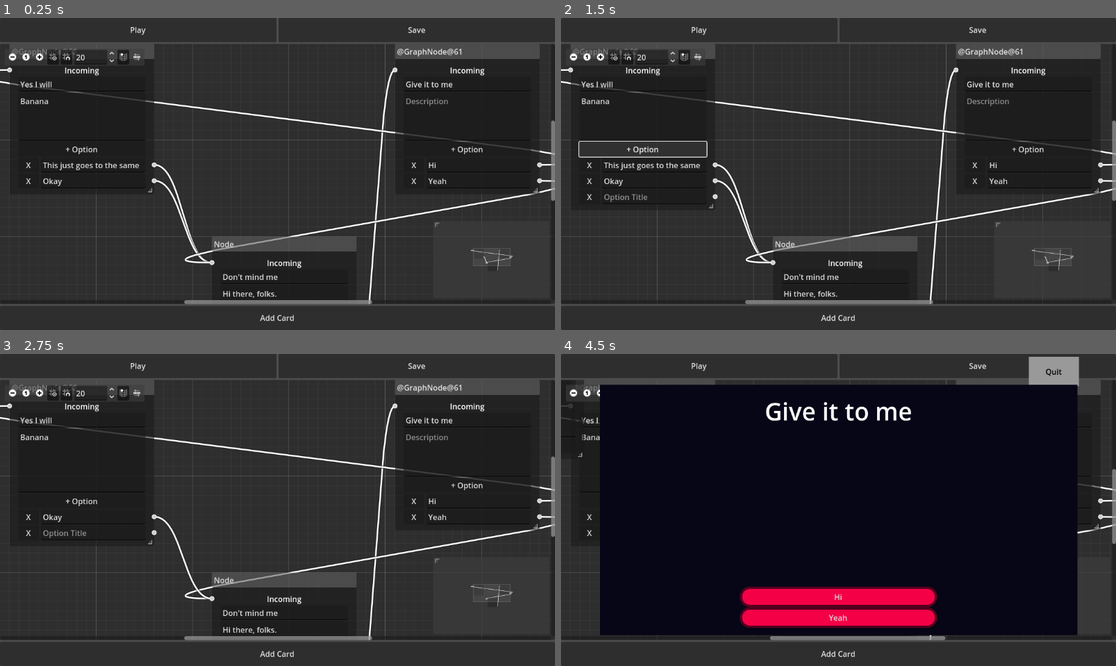
Above: before the commit, frames 1-4 (two rows, left to right).
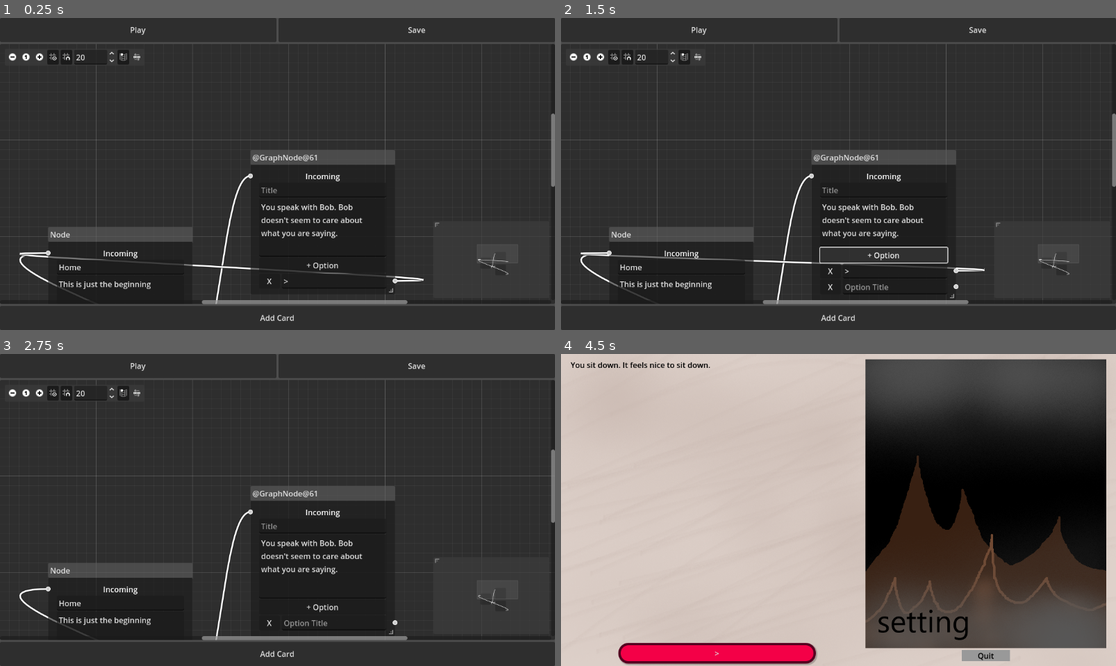
Above: after the commit, the same moments.

Repository: Kurooco/TextGameFA25
Game: Godot game, scene res://visual_editor/text_game_editor.tscn
The game is run twice, just before and just after one commit, with the same random seed, the same clock (stepped at 60 frames per second) and the same inputs.
Inputs:
- Up to frame 1 (0.25 s): no input
- Up to frame 2 (1.5 s): click "Save" at 0.5 s; click "+ Option" at 1.25 s
- Up to frame 3 (2.75 s): click "X" at 2 s
- Up to frame 4 (4.5 s): click "Add Card" at 2.75 s; click "Play" at 3.5 s; click "Okay" (after the commit: "Sit down") at 4.25 s

The runs differ from the first frame. In frame 1, 11% of the frame differs, in the area x 0-100%, y 8-92%; in frame 2, 11%; in frame 3, 11%; in frame 4, 83%, in the area x 0-100%, y 0-100%.

Commit message:
updated game look

Diff:
--- a/card.gd
+++ b/card.gd
@@ -1,8 +1,8 @@
 extends Control
 
-@onready var title = $PanelContainer/MarginContainer/VBoxContainer/Title
-@onready var description = $PanelContainer/MarginContainer/VBoxContainer/Description
-@onready var options = $PanelContainer/MarginContainer/VBoxContainer/Options
+@onready var title = $PanelContainer/MarginContainer/HBoxContainer/VBoxContainer/Title
+@onready var description = $PanelContainer/MarginContainer/HBoxContainer/VBoxContainer/Description
+@onready var options = $PanelContainer/MarginContainer/HBoxContainer/VBoxContainer/Options
 
 func _ready():
 	set_display(load("res://cards/card0.tres"))
--- a/card.tscn
+++ b/card.tscn
@@ -1,19 +1,21 @@
-[gd_scene load_steps=7 format=3 uid="uid://cqil5bw6uks4f"]
+[gd_scene load_steps=9 format=3 uid="uid://cqil5bw6uks4f"]
 
 [ext_resource type="Script" uid="uid://b0m3nj1wkyr5h" path="res://card.gd" id="1_kikvd"]
+[ext_resource type="Texture2D" uid="uid://cmm0nx2lwaq3a" path="res://art/testbackground2.png" id="2_fpac0"]
 [ext_resource type="PackedScene" uid="uid://bmvaal26j6w5y" path="res://option_button.tscn" id="2_q5obu"]
 [ext_resource type="Script" uid="uid://dghj0x8kiagub" path="res://link.gd" id="3_e484p"]
+[ext_resource type="Texture2D" uid="uid://x3rybu7phy3h" path="res://art/testbackground.png" id="4_e484p"]
 
-[sub_resource type="StyleBoxFlat" id="StyleBoxFlat_e484p"]
-
-[sub_resource type="StyleBoxFlat" id="StyleBoxFlat_q5obu"]
-bg_color = Color(0.024266379, 0.02617071, 0.0917035, 1)
+[sub_resource type="StyleBoxTexture" id="StyleBoxTexture_1i5pp"]
+texture = ExtResource("2_fpac0")
 
 [sub_resource type="Resource" id="Resource_fpac0"]
 script = ExtResource("3_e484p")
 description = "Nice car!"
 destination = "res://cards/test2.tres"
 metadata/_custom_type_script = "uid://dghj0x8kiagub"
+
+[sub_resource type="StyleBoxFlat" id="StyleBoxFlat_e484p"]
 
 [node name="Control" type="Control"]
 layout_mode = 3
@@ -24,30 +26,15 @@
 grow_vertical = 2
 script = ExtResource("1_kikvd")
 
-[node name="Quit" type="Button" parent="."]
-layout_mode = 0
-offset_left = 971.0
-offset_top = 6.0
-offset_right = 1075.5
-offset_bottom = 67.0
-theme_override_colors/font_color = Color(0, 0, 0, 1)
-theme_override_styles/normal = SubResource("StyleBoxFlat_e484p")
-text = "Quit"
-
 [node name="PanelContainer" type="PanelContainer" parent="."]
 layout_mode = 1
-anchors_preset = 8
-anchor_left = 0.5
-anchor_top = 0.5
-anchor_right = 0.5
-anchor_bottom = 0.5
-offset_left = -495.5
-offset_top = -260.0
-offset_right = 495.5
-offset_bottom = 260.0
+anchors_preset = 15
+anchor_right = 1.0
+anchor_bottom = 1.0
 grow_horizontal = 2
 grow_vertical = 2
-theme_override_styles/panel = SubResource("StyleBoxFlat_q5obu")
+mouse_filter = 2
+theme_override_styles/panel = SubResource("StyleBoxTexture_1i5pp")
 
 [node name="MarginContainer" type="MarginContainer" parent="PanelContainer"]
 layout_mode = 2
@@ -56,30 +43,55 @@
 theme_override_constants/margin_right = 20
 theme_override_constants/margin_bottom = 20
 
-[node name="VBoxContainer" type="VBoxContainer" parent="PanelContainer/MarginContainer"]
+[node name="HBoxContainer" type="HBoxContainer" parent="PanelContainer/MarginContainer"]
 layout_mode = 2
 
-[node name="Title" type="Label" parent="PanelContainer/MarginContainer/VBoxContainer"]
+[node name="VBoxContainer" type="VBoxContainer" parent="PanelContainer/MarginContainer/HBoxContainer"]
 layout_mode = 2
+size_flags_horizontal = 3
+size_flags_stretch_ratio = 5.0
+
+[node name="Title" type="Label" parent="PanelContainer/MarginContainer/HBoxContainer/VBoxContainer"]
+layout_mode = 2
+theme_override_colors/font_color = Color(0, 0, 0, 1)
 theme_override_font_sizes/font_size = 50
 text = "This is a description"
 horizontal_alignment = 1
 
-[node name="Description" type="Label" parent="PanelContainer/MarginContainer/VBoxContainer"]
+[node name="Description" type="Label" parent="PanelContainer/MarginContainer/HBoxContainer/VBoxContainer"]
 layout_mode = 2
+theme_override_colors/font_color = Color(0, 0, 0, 1)
 text = "Lorem ipsum dolor sit amet, consectetur adipiscing elit, sed do eiusmod tempor incididunt ut labore et dolore m …(335 unchanged characters)…
 autowrap_mode = 2
 
-[node name="Options" type="VBoxContainer" parent="PanelContainer/MarginContainer/VBoxContainer"]
+[node name="Options" type="VBoxContainer" parent="PanelContainer/MarginContainer/HBoxContainer/VBoxContainer"]
 custom_minimum_size = Vector2(400, 0)
 layout_mode = 2
 size_flags_horizontal = 4
 size_flags_vertical = 10
 size_flags_stretch_ratio = 1.21
-theme_override_constants/separation = 10
+theme_override_constants/separation = 20
 
-[node name="OptionButton" parent="PanelContainer/MarginContainer/VBoxContainer/Options" instance=ExtResource("2_q5obu")]
+[node name="OptionButton" parent="PanelContainer/MarginContainer/HBoxContainer/VBoxContainer/Options" instance=ExtResource("2_q5obu")]
 layout_mode = 2
 link = SubResource("Resource_fpac0")
 
-[connection signal="pressed" from="Quit" to="." method="_on_quit_pressed"]
+[node name="VBoxContainer2" type="VBoxContainer" parent="PanelContainer/MarginContainer/HBoxContainer"]
+layout_mode = 2
+
+[node name="TextureRect" type="TextureRect" parent="PanelContainer/MarginContainer/HBoxContainer/VBoxContainer2"]
+custom_minimum_size = Vector2(500, 500)
+layout_mode = 2
+texture = ExtResource("4_e484p")
+
+[node name="Quit" type="Button" parent="PanelContainer/MarginContainer/HBoxContainer/VBoxContainer2"]
+z_index = 2
+custom_minimum_size = Vector2(100, 0)
+layout_mode = 2
+size_flags_horizontal = 4
+size_flags_vertical = 10
+theme_override_colors/font_color = Color(0, 0, 0, 1)
+theme_override_styles/normal = SubResource("StyleBoxFlat_e484p")
+text = "Quit"
+
+[connection signal="pressed" from="PanelContainer/MarginContainer/HBoxContainer/VBoxContainer2/Quit" to="." method="_on_quit_pressed"]
--- a/cards/card0.tres
+++ b/cards/card0.tres
@@ -1,16 +1,21 @@
-[gd_resource type="Resource" script_class="DisplayCard" load_steps=4 format=3]
+[gd_resource type="Resource" script_class="DisplayCard" load_steps=5 format=3]
 
 [ext_resource type="Script" path="res://link.gd" id="1_10lgo"]
 [ext_resource type="Script" path="res://display_card.gd" id="2_udxgx"]
 
 [sub_resource type="Resource" id="Resource_10lgo"]
 script = ExtResource("1_10lgo")
-description = "Okay"
+description = "Sit down"
+destination = "res://cards/card1.tres"
+
+[sub_resource type="Resource" id="Resource_udxgx"]
+script = ExtResource("1_10lgo")
+description = "Talk to bob"
 destination = "res://cards/card2.tres"
 
 [resource]
 script = ExtResource("2_udxgx")
-title = "Don't mind me"
-description = "Hi there, folks."
-options = Array[ExtResource("1_10lgo")]([SubResource("Resource_10lgo")])
-position = Vector2(440, 400)
+title = "Home"
+description = "This is just the beginning"
+options = Array[ExtResource("1_10lgo")]([SubResource("Resource_10lgo"), SubResource("Resource_udxgx")])
+position = Vector2(100, 380)
--- a/cards/card1.tres
+++ b/cards/card1.tres
@@ -1,21 +1,15 @@
-[gd_resource type="Resource" script_class="DisplayCard" load_steps=5 format=3]
+[gd_resource type="Resource" script_class="DisplayCard" load_steps=4 format=3]
 
 [ext_resource type="Script" path="res://link.gd" id="1_thgi6"]
 [ext_resource type="Script" path="res://display_card.gd" id="2_exbke"]
 
-[sub_resource type="Resource" id="Resource_thgi6"]
+[sub_resource type="Resource" id="Resource_c3jp3"]
 script = ExtResource("1_thgi6")
-description = "This just goes to the same place!"
-destination = "res://cards/card0.tres"
-
-[sub_resource type="Resource" id="Resource_exbke"]
-script = ExtResource("1_thgi6")
-description = "Okay"
+description = ">"
 destination = "res://cards/card0.tres"
 
 [resource]
 script = ExtResource("2_exbke")
-title = "Yes I will"
-description = "Banana"
-options = Array[ExtResource("1_thgi6")]([SubResource("Resource_thgi6"), SubResource("Resource_exbke")])
-position = Vector2(20, 0)
+description = "You sit down. It feels nice to sit down."
+options = Array[ExtResource("1_thgi6")]([SubResource("Resource_c3jp3")])
+position = Vector2(520, 580)
--- a/cards/card2.tres
+++ b/cards/card2.tres
@@ -1,20 +1,15 @@
-[gd_resource type="Resource" script_class="DisplayCard" load_steps=5 format=3]
+[gd_resource type="Resource" script_class="DisplayCard" load_steps=4 format=3]
 
 [ext_resource type="Script" path="res://link.gd" id="1_rxsxw"]
 [ext_resource type="Script" path="res://display_card.gd" id="2_b3ue4"]
 
-[sub_resource type="Resource" id="Resource_rxsxw"]
+[sub_resource type="Resource" id="Resource_cps30"]
 script = ExtResource("1_rxsxw")
-description = "Hi"
-destination = "res://cards/card1.tres"
-
-[sub_resource type="Resource" id="Resource_b3ue4"]
-script = ExtResource("1_rxsxw")
-description = "Yeah"
+description = ">"
 destination = "res://cards/card0.tres"
 
 [resource]
 script = ExtResource("2_b3ue4")
-title = "Give it to me"
-options = Array[ExtResource("1_rxsxw")]([SubResource("Resource_rxsxw"), SubResource("Resource_b3ue4")])
-position = Vector2(820, 0)
+description = "You speak with Bob. Bob doesn't seem to care about what you are saying."
+options = Array[ExtResource("1_rxsxw")]([SubResource("Resource_cps30")])
+position = Vector2(520, 220)
--- a/visual_editor/manager.gd
+++ b/visual_editor/manager.gd
@@ -15,4 +15,6 @@
 func _on_add_card_pressed():
 	var new_card = load("res://visual_editor/node.tscn").instantiate()
 	text_game_editor.add_child(new_card)
+	var zoom = text_game_editor.zoom
+	new_card.position_offset = text_game_editor.scroll_offset/zoom + Vector2((size.x/2)/zoom, (size.y/2)/zoom)
 	text_game_editor.cards.append(new_card)
--- a/visual_editor/node.gd
+++ b/visual_editor/node.gd
@@ -5,6 +5,7 @@
 @export var options : Array[Link]
 @export var option_fields : Array[Node]
 var path : String
+var ports = 0
 
 signal option_removed(slot:int)
 
@@ -51,12 +52,14 @@
 	option_fields.append(new_option)
 	add_child(new_option)
 	set_slot_enabled_right(get_children().size()-1, true)
+	ports += 1
 	return new_option
 
 func remove_slot(slot: Node):
 	option_removed.emit(slot.slot)
 	option_fields.erase(slot)
 	set_slot_enabled_right(get_output_port_count()-1, false)
+	ports -= 1
 	slot.queue_free()
 
 
--- a/visual_editor/node.tscn
+++ b/visual_editor/node.tscn
@@ -64,6 +64,7 @@
 layout_mode = 2
 size_flags_vertical = 3
 placeholder_text = "Description"
+wrap_mode = 1
 
 [node name="AddOption" type="Button" parent="."]
 layout_mode = 2
--- a/visual_editor/text_game_editor.gd
+++ b/visual_editor/text_game_editor.gd
@@ -42,22 +42,20 @@
 	disconnect_node(from_node, from_port, to_node, to_port)
 
 func remove_connections_to_port(port: int, node: String):
-	print("remove: "+node+", "+str(port))
 	for c in connections:
 		if(c["from_node"] == node):
 			if(c["from_port"] == port):
-				print_debug("found!")
 				disconnect_node(c["from_node"], c["from_port"], c["to_node"], c["to_port"])
 			elif(c["from_port"] > port):
 				disconnect_node(c["from_node"], c["from_port"], c["to_node"], c["to_port"])
 				connect_node(c["from_node"], c["from_port"]-1, c["to_node"], c["to_port"])
-	print_debug(connections)
 
 func save():
 	# example
 	"""var c : DisplayCard = DisplayCard.new()
 	c.description = "Hi there, folks."
 	ResourceSaver.save(c, card_path+"new.tres")"""
+	clear_all()
 
 	# create resources
 	var new_cards = []
@@ -93,3 +91,19 @@
 	for card in new_cards:
 		ResourceSaver.save(card, paths[ind])
 		ind += 1
+
+
+func _on_delete_nodes_request(nodes):
+	for node_name in nodes:
+		for child in get_children():
+			if(child.name == node_name):
+				var ports = child.ports
+				for port in range(ports):
+					remove_connections_to_port(0, child.name)
+				cards.erase(child)
+				child.queue_free()
+				return
+
+func clear_all():
+	for file in DirAccess.get_files_at(card_path):
+		DirAccess.remove_absolute(card_path+file)
--- a/visual_editor/text_game_editor.tscn
+++ b/visual_editor/text_game_editor.tscn
@@ -52,5 +52,6 @@
 [connection signal="pressed" from="VBoxContainer/TopMenu/Play" to="." method="_on_play_pressed"]
 [connection signal="pressed" from="VBoxContainer/TopMenu/Save" to="." method="_on_save_pressed"]
 [connection signal="connection_request" from="VBoxContainer/TextGameEditor" to="VBoxContainer/TextGameEditor" method="_on_connection_request"]
+[connection signal="delete_nodes_request" from="VBoxContainer/TextGameEditor" to="VBoxContainer/TextGameEditor" method="_on_delete_nodes_request"]
 [connection signal="disconnection_request" from="VBoxContainer/TextGameEditor" to="VBoxContainer/TextGameEditor" method="_on_disconnection_request"]
 [connection signal="pressed" from="VBoxContainer/BottomMenu/AddCard" to="." method="_on_add_card_pressed"]
Binary file added: art/testbackground.png
Not shown, added: art/testbackground.png.import
Binary file added: art/testbackground2.png
Not shown, added: art/testbackground2.png.import
